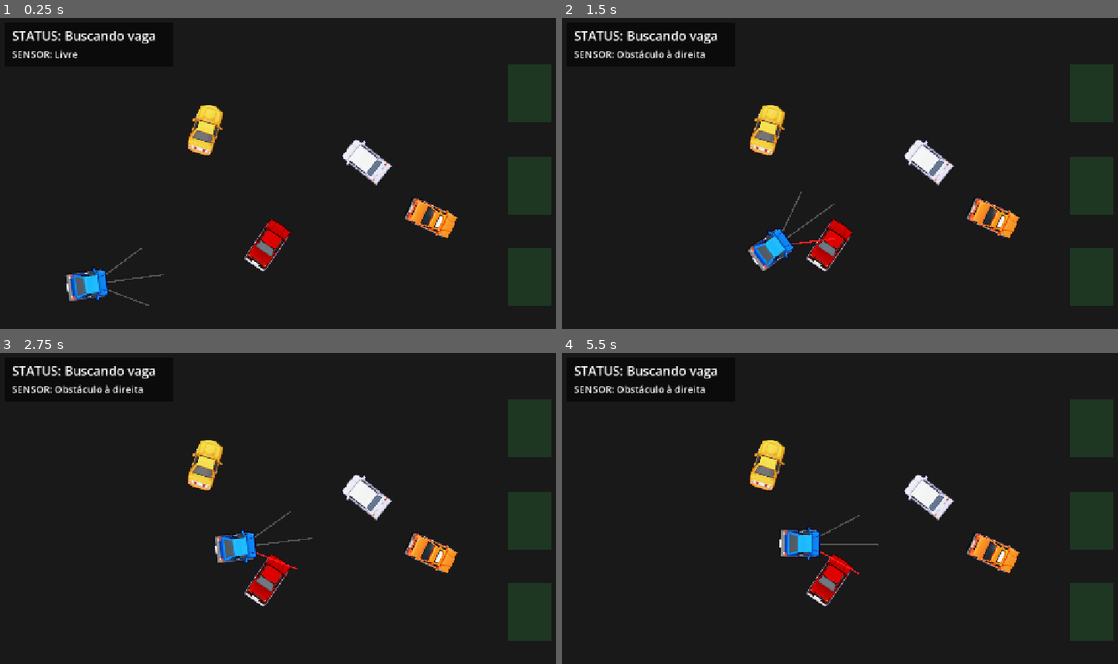
Above: before the commit, frames 1-4 (two rows, left to right).
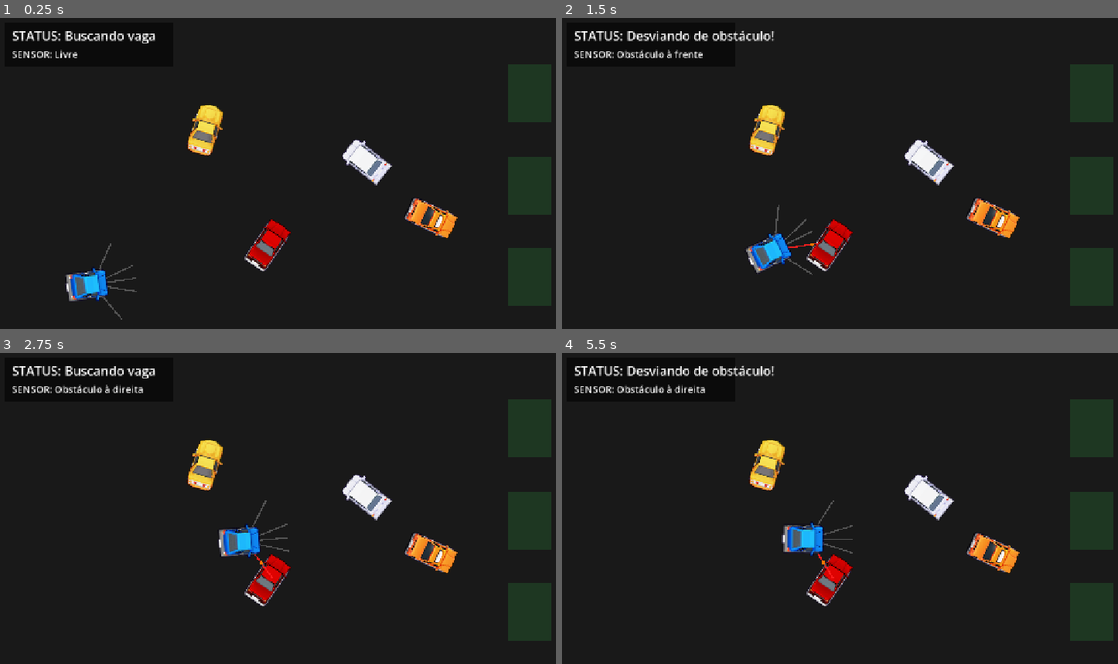
Above: after the commit, the same moments.

Repository: omurilomota/estacionamento-automatico-godot
Game: Godot game, scene res://scenes/Mundo.tscn
The game is run twice, just before and just after one commit, with the same random seed, the same clock (stepped at 60 frames per second) and the same inputs. The project has no main scene, so this scene is started directly.
Inputs:
- Up to frame 1 (0.25 s): no input
- Up to frame 2 (1.5 s): no input
- Up to frame 3 (2.75 s): no input
- Up to frame 4 (5.5 s): no input

The runs differ from the first frame. In frame 1, 0.2% of the frame differs, in the area x 17-30%, y 72-98%; in frame 2, 1.4%, in the area x 11-50%, y 3-83%; in frame 3, 0.9%; in frame 4, 1.3%.

Commit message:
Sensor em leque com distância, freio progressivo e desvio contínuo

Diff:
--- a/scenes/Carro.tscn
+++ b/scenes/Carro.tscn
@@ -19,14 +19,27 @@
 [node name="CollisionShape2D" type="CollisionShape2D" parent="."]
 shape = SubResource("RectangleShape2D_carro")
 
-[node name="RayFrente" type="RayCast2D" parent="."]
-target_position = Vector2(150, 0)
+[node name="RayFrenteCentro" type="RayCast2D" parent="."]
+target_position = Vector2(90, 0)
 collision_mask = 2
+hit_from_inside = true
+
+[node name="RayFrenteEsq" type="RayCast2D" parent="."]
+target_position = Vector2(90, -28)
+collision_mask = 2
+hit_from_inside = true
+
+[node name="RayFrenteDir" type="RayCast2D" parent="."]
+target_position = Vector2(90, 28)
+collision_mask = 2
+hit_from_inside = true
 
 [node name="RayEsquerda" type="RayCast2D" parent="."]
-target_position = Vector2(110, -60)
+target_position = Vector2(50, -80)
 collision_mask = 2
+hit_from_inside = true
 
 [node name="RayDireita" type="RayCast2D" parent="."]
-target_position = Vector2(110, 60)
+target_position = Vector2(50, 80)
 collision_mask = 2
+hit_from_inside = true
--- a/scripts/Carro.gd
+++ b/scripts/Carro.gd
@@ -1,24 +1,32 @@
 extends CharacterBody2D
+## O CÉREBRO DO CARRO — Máquina de Estados (FSM).
+## O carro nunca age "por script fixo": ele decide em tempo real
+## com base no que os sensores (RayCast2D) medem, igual um robô autônomo de verdade.
 
 signal estado_mudou(nome: String)
 
 enum Estado { BUSCANDO, DESVIANDO, ALINHANDO, ESTACIONADO }
 
+# @export => aparece no Inspector. Ajuste sem abrir o código.
 @export var velocidade_maxima: float = 220.0
 @export var velocidade_desvio: float = 110.0
 @export var velocidade_alinhamento: float = 70.0
 @export var velocidade_giro: float = 3.2
 @export var tolerancia_chegada: float = 24.0
 @export var tolerancia_alinhamento: float = 0.03
-
-@onready var ray_frente: RayCast2D = $RayFrente
+@export var debug_sensores: bool = true
+
+# @onready => pega referências aos nós filhos ANTES do _ready().
+# Os 3 raios frontais formam um "leque": cobre a largura real do carro.
+@onready var ray_frente_centro: RayCast2D = $RayFrenteCentro
+@onready var ray_frente_esq: RayCast2D = $RayFrenteEsq
+@onready var ray_frente_dir: RayCast2D = $RayFrenteDir
 @onready var ray_esquerda: RayCast2D = $RayEsquerda
 @onready var ray_direita: RayCast2D = $RayDireita
 
 var estado: Estado = Estado.BUSCANDO
 var waypoints: Array[Vector2] = []
 var indice_waypoint: int = 0
-var direcao_desvio: int = 1
 var rotacao_alvo: float = 0.0
 var posicao_alvo: Vector2 = Vector2.ZERO
 
@@ -51,7 +59,8 @@
 
 
 func descricao_sensor() -> String:
-	if ray_frente.is_colliding():
+	# Usado pela UI (Mundo.gd) para mostrar o que o sensor está lendo.
+	if ray_frente_centro.is_colliding() or ray_frente_esq.is_colliding() or ray_frente_dir.is_colliding():
 		return "Obstáculo à frente"
 	if ray_esquerda.is_colliding():
 		return "Obstáculo à esquerda"
@@ -61,6 +70,10 @@
 
 
 func _physics_process(delta: float) -> void:
+	# Aula de física: o RayCast só recalcula durante o passo de física do OUTRO
+	# frame. force_raycast_update() manda calcular AGORA, sem atraso de leitura.
+	_atualizar_sensores()
+
 	match estado:
 		Estado.BUSCANDO:
 			_processar_buscando(delta)
@@ -70,34 +83,60 @@
 			_processar_alinhando(delta)
 		Estado.ESTACIONADO:
 			velocity = Vector2.ZERO
+
+	# move_and_slide() = "tenho uma velocidade, move e resolve colisões".
 	move_and_slide()
 	queue_redraw()
+
+
+func _atualizar_sensores() -> void:
+	var todos := [ray_frente_centro, ray_frente_esq, ray_frente_dir, ray_esquerda, ray_direita]
+	for raio in todos:
+		raio.force_raycast_update()
 
 
 func _processar_buscando(delta: float) -> void:
 	if waypoints.is_empty():
 		velocity = Vector2.ZERO
 		return
-	if ray_frente.is_colliding():
-		direcao_desvio = _escolher_direcao_desvio()
+
+	# Se qualquer raio frontal mede algo a menos de 80px, hora de desviar.
+	if distancia_frente() < 80.0:
 		_mudar_estado(Estado.DESVIANDO)
 		return
+
 	var alvo: Vector2 = waypoints[indice_waypoint]
-	var angulo_desejado: float = global_position.direction_to(alvo).angle()
-	rotation = lerp_angle(rotation, angulo_desejado, velocidade_giro * delta)
-	velocity = transform.x * velocidade_maxima
+	# lerp_angle = "gira suavemente até o ângulo desejado" (sem virar instantâneo).
+	rotation = lerp_angle(rotation, global_position.direction_to(alvo).angle(), velocidade_giro * delta)
+
+	# Aula de vetores: fator de freio = distância até o obstáculo.
+	# Quanto mais perto, mais devagar => o sensor "mede", o carro reage.
+	var fator_freio: float = clampf(distancia_frente() / 140.0, 0.3, 1.0)
+	velocity = transform.x * velocidade_maxima * fator_freio
+
+	# Chegou perto o suficiente do waypoint? Avança para o próximo.
 	if global_position.distance_to(alvo) < tolerancia_chegada:
 		indice_waypoint = mini(indice_waypoint + 1, waypoints.size() - 1)
 
 
 func _processar_desviando(delta: float) -> void:
-	rotation += direcao_desvio * velocidade_giro * delta
-	velocity = transform.x * velocidade_desvio
-	if not ray_frente.is_colliding():
+	# Melhoria: a direção é reavaliada TODO FRAME (não só quando entrou no desvio).
+	# Vira para o lado que o sensor mede com MAIS espaço livre.
+	rotation += _lado_com_mais_espaco() * velocidade_giro * delta
+
+	# Reduz a velocidade perto do obstáculo para conseguir curvar mais fechado.
+	var fator: float = clampf(distancia_frente() / 100.0, 0.3, 1.0)
+	velocity = transform.x * velocidade_desvio * fator
+
+	# Só volta a buscar quando o caminho está livre E o carro já está
+	# apontando pro waypoint. Isso acaba com a oscilação (zigue-zague).
+	if _caminho_livre() and _quase_apontando_ao_waypoint():
 		_mudar_estado(Estado.BUSCANDO)
 
 
 func _processar_alinhando(delta: float) -> void:
+	# Estacionamento: primeiro se aproxima da vaga (curva), depois gira até a
+	# rotação certa da vaga e entra de ré/frente até o centro.
 	var distancia: float = global_position.distance_to(posicao_alvo)
 	var angulo_para_alvo: float = global_position.direction_to(posicao_alvo).angle()
 	if distancia > tolerancia_chegada * 2.0:
@@ -107,16 +146,45 @@
 		rotation = lerp_angle(rotation, rotacao_alvo, velocidade_giro * delta)
 		var alinhado: bool = absf(angle_difference(rotation, rotacao_alvo)) < tolerancia_alinhamento
 		velocity = transform.x * (velocidade_alinhamento if alinhado else velocidade_alinhamento * 0.4)
+
 	if distancia < 10.0 and absf(angle_difference(rotation, rotacao_alvo)) < tolerancia_alinhamento:
 		_mudar_estado(Estado.ESTACIONADO)
 
 
-func _escolher_direcao_desvio() -> int:
-	if not ray_esquerda.is_colliding():
-		return -1
-	if not ray_direita.is_colliding():
-		return 1
-	return 1
+# --- LÓGICA DOS SENSORES (o "radar") -------------------------------------
+
+func distancia_frente() -> float:
+	# Menor distância medida pelos 3 raios frontais. INF = nada colidindo.
+	var menor: float = INF
+	for raio in [ray_frente_centro, ray_frente_esq, ray_frente_dir]:
+		menor = minf(menor, _distancia_do_raio(raio))
+	return menor
+
+
+func _distancia_do_raio(raio: RayCast2D) -> float:
+	if not raio.is_colliding():
+		return INF
+	# get_collision_point() devolve ONDE o raio bateu (posição global).
+	return raio.global_position.distance_to(raio.get_collision_point())
+
+
+func _lado_com_mais_espaco() -> int:
+	# Mede folga nos dois lados e escolhe o maior. -1 = esquerda, 1 = direita.
+	var espaco_esq: float = _distancia_do_raio(ray_esquerda)
+	var espaco_dir: float = _distancia_do_raio(ray_direita)
+	return -1 if espaco_esq >= espaco_dir else 1
+
+
+func _caminho_livre() -> bool:
+	return distancia_frente() == INF
+
+
+func _quase_apontando_ao_waypoint() -> bool:
+	if waypoints.is_empty():
+		return true
+	var alvo: Vector2 = waypoints[indice_waypoint]
+	var angulo_erro: float = absf(angle_difference(rotation, global_position.direction_to(alvo).angle()))
+	return angulo_erro < 0.7
 
 
 func _mudar_estado(novo: Estado) -> void:
@@ -126,14 +194,15 @@
 	estado_mudou.emit(nome_estado())
 
 
+# --- VISUALIZAÇÃO (desenha os sensores na tela) ---------------------------
+
 func _draw() -> void:
-	if ray_frente == null:
+	if ray_frente_centro == null:
 		return
 	var cor_livre := Color(1, 1, 1, 0.25)
 	var cor_obstaculo := Color(1, 0.12, 0.12, 0.9)
-	_desenhar_raio(ray_frente, cor_livre, cor_obstaculo)
-	_desenhar_raio(ray_esquerda, cor_livre, cor_obstaculo)
-	_desenhar_raio(ray_direita, cor_livre, cor_obstaculo)
+	for raio in [ray_frente_centro, ray_frente_esq, ray_frente_dir, ray_esquerda, ray_direita]:
+		_desenhar_raio(raio, cor_livre, cor_obstaculo)
 
 
 func _desenhar_raio(raio: RayCast2D, cor_livre: Color, cor_obstaculo: Color) -> void:
@@ -141,3 +210,7 @@
 	var fim: Vector2 = raio.position + raio.target_position
 	var cor: Color = cor_obstaculo if raio.is_colliding() else cor_livre
 	draw_line(origem, fim, cor, 3.0)
+	if debug_sensores and raio.is_colliding():
+		# Bolinha laranja no ponto exato do impacto (visão de "radar").
+		var ponto: Vector2 = to_local(raio.get_collision_point())
+		draw_circle(ponto, 4.0, Color(1, 0.5, 0, 0.9))
